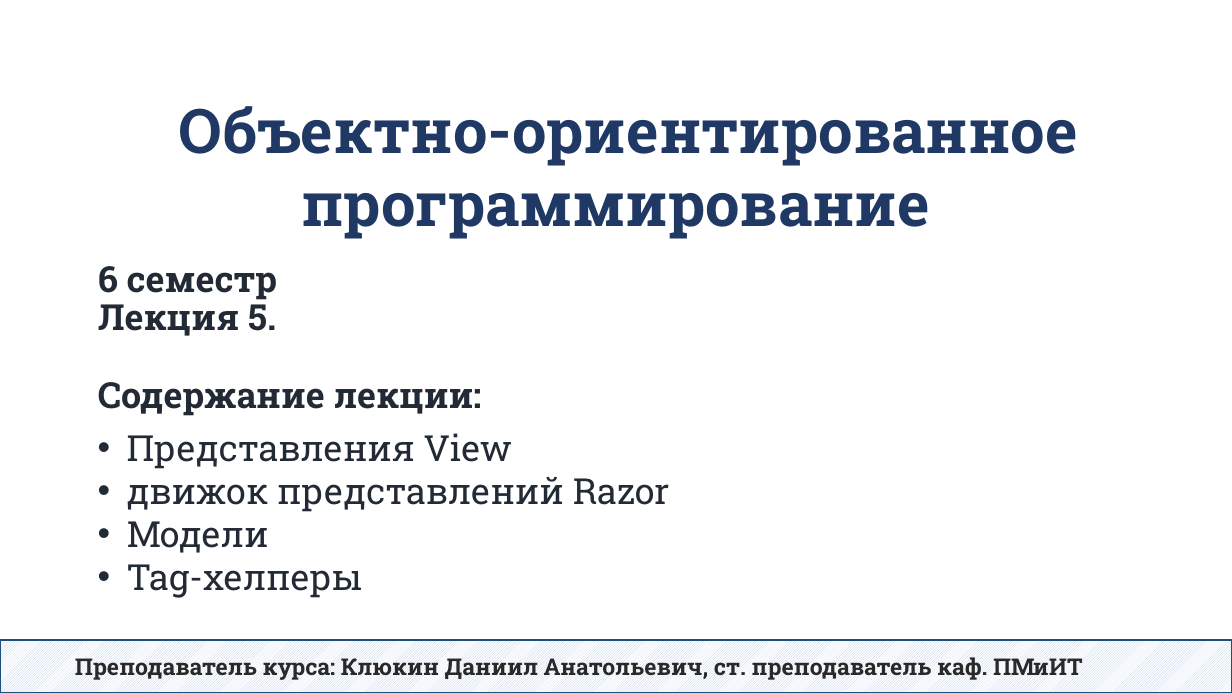
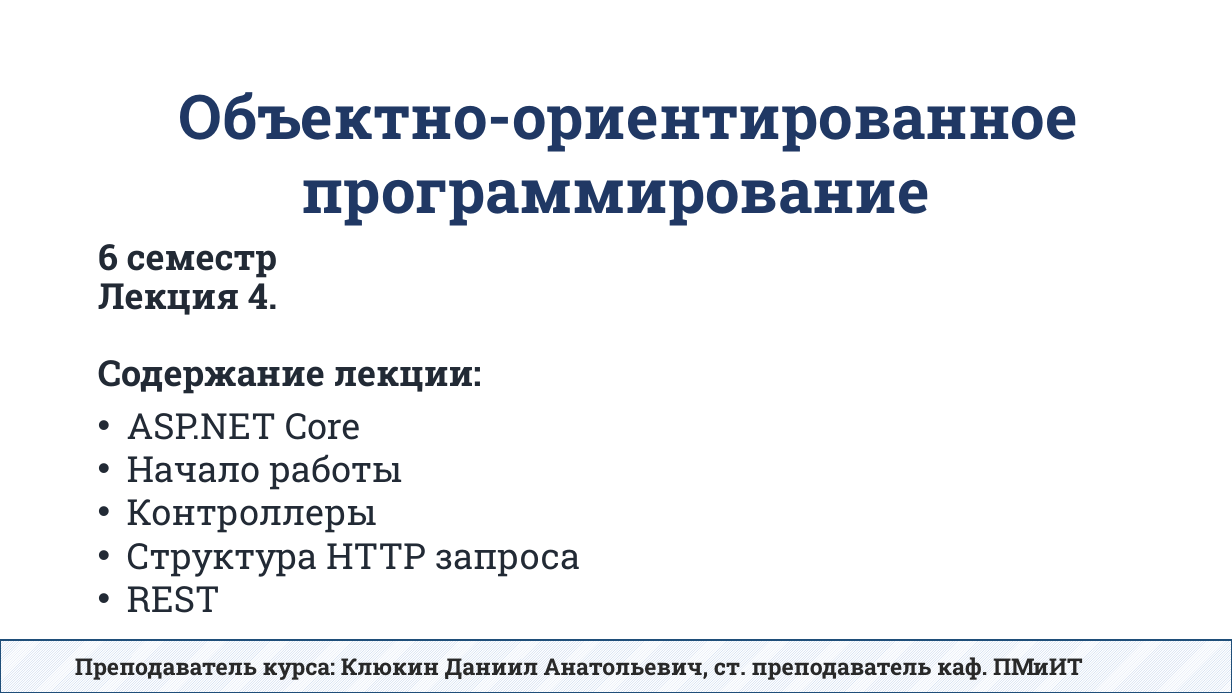
Before and after one commit to DaniilKlyukin/OOP-6, a slide deck: slide 1 of Лекции/ООП 2 лек 5.pptx. Drawn at 1232x693 pixels with LibreOffice and Linux fonts; fonts in the diff are those of the drawing. Boxes give left, top, right and bottom in pixels: in the first picture for what was removed or moved away, otherwise in the second. Text is boxed around its words. In the diff, an @@ line names an element or a change of style, - is before the commit and + after.

```diff
--- a/Лекции/ООП 2 лек 5.pptx
+++ b/Лекции/ООП 2 лек 5.pptx
@@ text "Объектно-ориентированное программирование": place and size @@
-text "Объектно-ориентированное программирование" at box(179, 106, 1078, 239)
+text "Объектно-ориентированное программирование" at box(179, 92, 1078, 226)
@@ title at box(98, 244, 482, 394): text changed @@
-6 семестр
-Лекция 5.
-Содержание лекции:
+6 семестр
+Лекция 4.
+Содержание лекции:
@@ text at box(127, 413, 580, 613): text changed @@
-• Представления View
-• движок представлений Razor
-• Модели
-• Tag-хелперы
+• ASP.NET Core
+• Начало работы
+• Контроллеры
+• Структура HTTP запроса
+• REST
```
Also in this commit, not shown: 1 other slide changed, 51 slides added, 41 slides removed, 7 other files.
